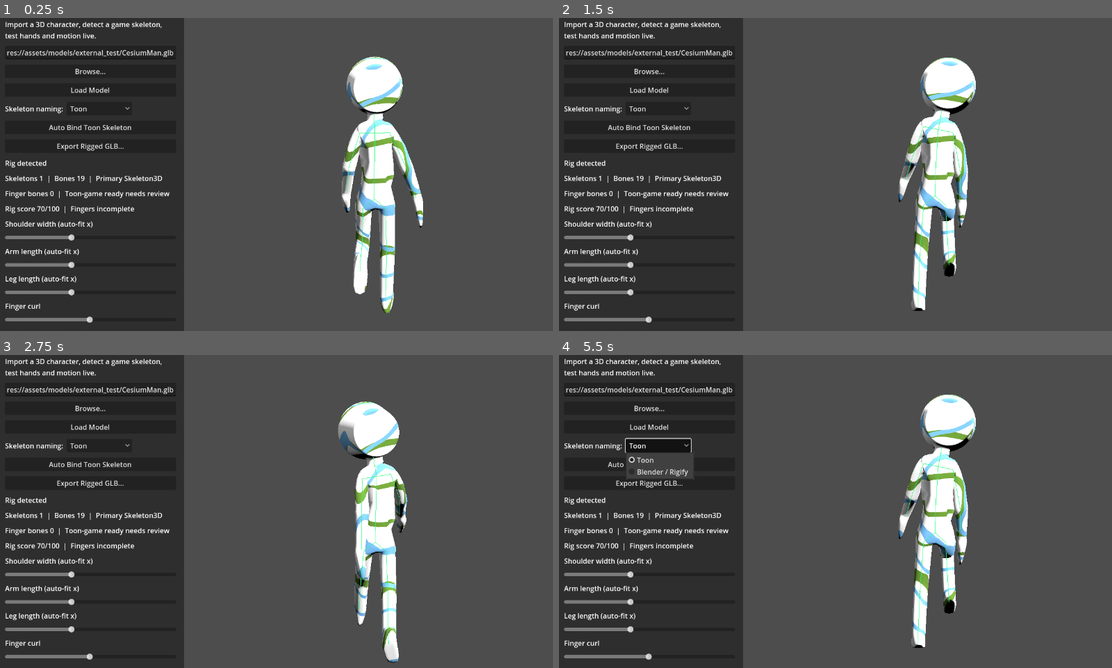
Above: before the commit, frames 1-4 (two rows, left to right).
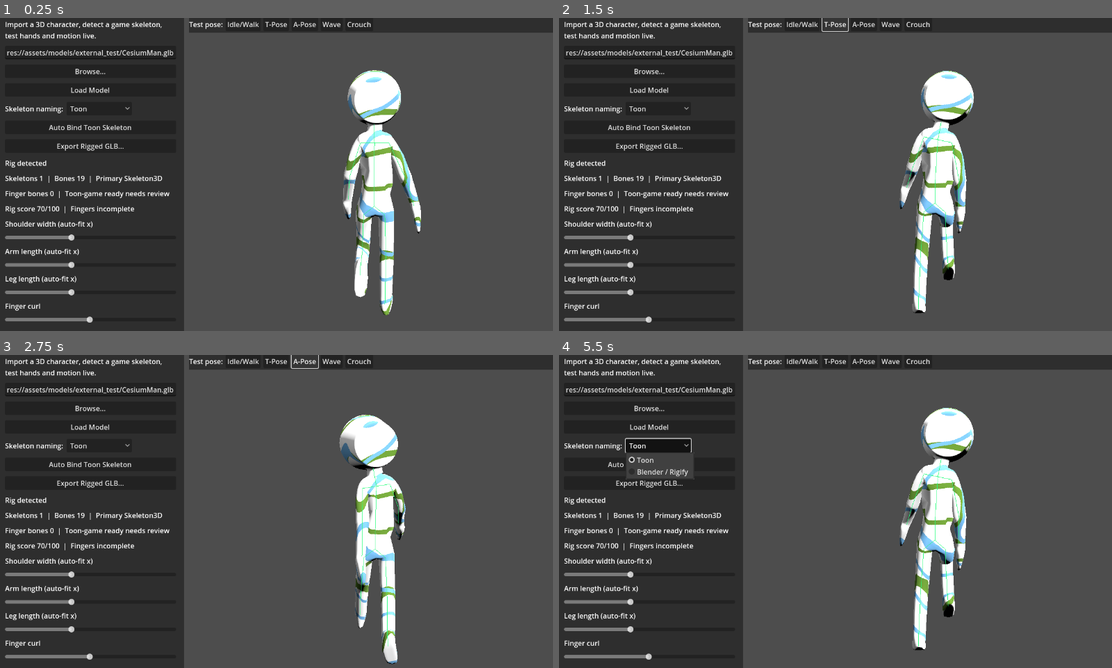
Above: after the commit, the same moments.

Repository: gino07172002/auto-rig-learning
Game: Godot game, scene res://scenes/auto_rig_lab.tscn
Same seed, same stepped clock (60 frames per second), same inputs: the game is played once before the commit and once after it.
Inputs (mouse positions are in pixels of both pictures, inside the frame that each line leads up to):
- Up to frame 1 (0.25 s): no input
- Up to frame 2 (1.5 s): click (802, 24) at 0.5 s, where only the run after the commit has a clickable "Idle/Walk"; click (835, 24) at 1.25 s, where only the run after the commit has a clickable "T-Pose"
- Up to frame 3 (2.75 s): click (304, 361) at 2 s, where only the run after the commit has a clickable "A-Pose"
- Up to frame 4 (5.5 s): click (890, 361) at 2.75 s, where only the run after the commit has a clickable "Wave"; click (918, 361) at 3.5 s, where only the run after the commit has a clickable "Crouch"; click "Browse..." at 4.25 s; click "Toon" at 5 s

The runs differ from the first frame. In frame 1, 7.3% of the frame differs, in the area x 34-100%, y 0-95%; in frame 2, 7.0%; in frame 3, 6.5%; in frame 4, 7.2%.

Commit message:
feat: test pose preset buttons (Idle/T-pose/A-pose/Wave/Crouch)
Adds a pose toolbar: Idle/Walk returns to the procedural preview; T-Pose/A-Pose/Wave/Crouch apply static demo poses by rotating upper-arm/forearm/thigh/shin bones (names cover Toon + Blender presets). Pose mode resets on model reload. Test asserts T-pose rotates the arm, crouch bends the shin, and Idle restores procedural mode.

Co-Authored-By: Claude Opus 4.8 <noreply@anthropic.com>

Diff:
--- a/scenes/auto_rig_lab.tscn
+++ b/scenes/auto_rig_lab.tscn
@@ -181,6 +181,34 @@
 text = "Selected: (click a bone)"
 horizontal_alignment = 2
 
+[node name="PoseToolbar" type="HBoxContainer" parent="WorkspaceSplit/PreviewPanel/RightStack"]
+layout_mode = 2
+theme_override_constants/separation = 6
+
+[node name="PoseToolbarLabel" type="Label" parent="WorkspaceSplit/PreviewPanel/RightStack/PoseToolbar"]
+layout_mode = 2
+text = "Test pose:"
+
+[node name="PoseIdle" type="Button" parent="WorkspaceSplit/PreviewPanel/RightStack/PoseToolbar"]
+layout_mode = 2
+text = "Idle/Walk"
+
+[node name="PoseTPose" type="Button" parent="WorkspaceSplit/PreviewPanel/RightStack/PoseToolbar"]
+layout_mode = 2
+text = "T-Pose"
+
+[node name="PoseAPose" type="Button" parent="WorkspaceSplit/PreviewPanel/RightStack/PoseToolbar"]
+layout_mode = 2
+text = "A-Pose"
+
+[node name="PoseWave" type="Button" parent="WorkspaceSplit/PreviewPanel/RightStack/PoseToolbar"]
+layout_mode = 2
+text = "Wave"
+
+[node name="PoseCrouch" type="Button" parent="WorkspaceSplit/PreviewPanel/RightStack/PoseToolbar"]
+layout_mode = 2
+text = "Crouch"
+
 [node name="PreviewViewportContainer" type="SubViewportContainer" parent="WorkspaceSplit/PreviewPanel/RightStack"]
 custom_minimum_size = Vector2(720, 640)
 layout_mode = 2
--- a/scripts/auto_rig/auto_rig_lab.gd
+++ b/scripts/auto_rig/auto_rig_lab.gd
@@ -32,6 +32,10 @@
 # Bone overlay display styles, selectable in the preview toolbar.
 enum BoneStyle { LINES, OCTAHEDRAL }
 var _bone_style: int = BoneStyle.LINES
+
+# Static test poses. IDLE = the procedural walk/finger preview (default).
+enum PoseMode { IDLE, TPOSE, APOSE, WAVE, CROUCH }
+var _pose_mode: int = PoseMode.IDLE
 
 var _analyzer := AutoRigAnalyzer.new()
 var _fitter := ToonHumanoidFitter.new()
@@ -100,6 +104,11 @@
 			s.value_changed.connect(func(_v): _on_proportion_changed())
 	if _show_names_check != null:
 		_show_names_check.toggled.connect(_on_show_names_toggled)
+	_connect_pose_button("PoseIdle", PoseMode.IDLE)
+	_connect_pose_button("PoseTPose", PoseMode.TPOSE)
+	_connect_pose_button("PoseAPose", PoseMode.APOSE)
+	_connect_pose_button("PoseWave", PoseMode.WAVE)
+	_connect_pose_button("PoseCrouch", PoseMode.CROUCH)
 	# Drag/zoom the preview: route the container's mouse events to the orbit cam.
 	if _preview_container != null:
 		_preview_container.gui_input.connect(_on_preview_gui_input)
@@ -351,6 +360,7 @@
 	_overlay_mesh.clear_surfaces()
 	_highlight_mesh.clear_surfaces()
 	_set_selected_bone(-1)
+	_pose_mode = PoseMode.IDLE
 
 func _clear_bone_labels() -> void:
 	for label in _bone_labels:
@@ -505,14 +515,17 @@
 			bone_index,
 			Quaternion(Vector3.RIGHT, curl) * Quaternion(Vector3.FORWARD, twist)
 		)
-	_swing_named_bone("DEF-upper_arm.L", walk * 0.35)
-	_swing_named_bone("DEF-upper_arm.R", -walk * 0.35)
-	_swing_named_bone("DEF-thigh.L", -walk * 0.25)
-	_swing_named_bone("DEF-thigh.R", walk * 0.25)
-	_swing_named_bone("Toon_UpperArm.L", walk * 0.35)
-	_swing_named_bone("Toon_UpperArm.R", -walk * 0.35)
-	_swing_named_bone("Toon_UpperLeg.L", -walk * 0.25)
-	_swing_named_bone("Toon_UpperLeg.R", walk * 0.25)
+	if _pose_mode == PoseMode.IDLE:
+		_swing_named_bone("DEF-upper_arm.L", walk * 0.35)
+		_swing_named_bone("DEF-upper_arm.R", -walk * 0.35)
+		_swing_named_bone("DEF-thigh.L", -walk * 0.25)
+		_swing_named_bone("DEF-thigh.R", walk * 0.25)
+		_swing_named_bone("Toon_UpperArm.L", walk * 0.35)
+		_swing_named_bone("Toon_UpperArm.R", -walk * 0.35)
+		_swing_named_bone("Toon_UpperLeg.L", -walk * 0.25)
+		_swing_named_bone("Toon_UpperLeg.R", walk * 0.25)
+	else:
+		_apply_test_pose(_pose_mode)
 	_update_rig_overlay()
 
 func _swing_named_bone(bone_name: String, angle: float) -> void:
@@ -523,6 +536,54 @@
 		return
 	# Offset on top of rest; neutral pose is identity (set above this frame).
 	_skeleton.set_bone_pose_rotation(idx, Quaternion(Vector3.RIGHT, angle))
+
+# Rotates a named bone about an arbitrary local axis (offset on top of rest).
+func _pose_bone(bone_name: String, axis: Vector3, degrees: float) -> void:
+	if _skeleton == null:
+		return
+	var idx: int = _skeleton.find_bone(bone_name)
+	if idx == -1:
+		return
+	_skeleton.set_bone_pose_rotation(idx, Quaternion(axis.normalized(), deg_to_rad(degrees)))
+
+# Tries each preset's bone name across the supported naming schemes so poses work
+# on both Toon and Blender generated rigs.
+func _pose_limb(keys: Array, axis: Vector3, degrees: float) -> void:
+	for k in keys:
+		if _skeleton.find_bone(k) != -1:
+			_pose_bone(k, axis, degrees)
+			return
+
+func _connect_pose_button(node_name: String, mode: int) -> void:
+	var btn: Button = find_child(node_name, true, false)
+	if btn != null:
+		btn.pressed.connect(func(): _set_pose_mode(mode))
+
+func _set_pose_mode(mode: int) -> void:
+	_pose_mode = mode
+	_pose_preview(0.0)
+
+# Applies a static demo pose by rotating upper-arm / forearm / thigh / shin
+# bones. Bone names cover the Toon and Blender presets used by the generated rig.
+func _apply_test_pose(mode: int) -> void:
+	match mode:
+		PoseMode.TPOSE:
+			# Arms straight out: undo any rest droop by rotating to horizontal.
+			_pose_limb(["Toon_UpperArm.L", "upper_arm.L"], Vector3.FORWARD, -90.0)
+			_pose_limb(["Toon_UpperArm.R", "upper_arm.R"], Vector3.FORWARD, 90.0)
+		PoseMode.APOSE:
+			_pose_limb(["Toon_UpperArm.L", "upper_arm.L"], Vector3.FORWARD, -45.0)
+			_pose_limb(["Toon_UpperArm.R", "upper_arm.R"], Vector3.FORWARD, 45.0)
+		PoseMode.WAVE:
+			# Right arm up + bent forearm (a friendly wave).
+			_pose_limb(["Toon_UpperArm.R", "upper_arm.R"], Vector3.FORWARD, 150.0)
+			_pose_limb(["Toon_LowerArm.R", "forearm.R"], Vector3.RIGHT, -40.0)
+		PoseMode.CROUCH:
+			# Bend hips down and knees, like a crouch.
+			_pose_limb(["Toon_UpperLeg.L", "thigh.L"], Vector3.RIGHT, 55.0)
+			_pose_limb(["Toon_UpperLeg.R", "thigh.R"], Vector3.RIGHT, 55.0)
+			_pose_limb(["Toon_LowerLeg.L", "shin.L"], Vector3.RIGHT, -90.0)
+			_pose_limb(["Toon_LowerLeg.R", "shin.R"], Vector3.RIGHT, -90.0)
 
 func _setup_overlay() -> void:
 	_overlay_mesh_instance = MeshInstance3D.new()
--- a/scripts/tests/test_auto_rig_lab.gd
+++ b/scripts/tests/test_auto_rig_lab.gd
@@ -52,6 +52,7 @@
 	test_fitter_proportion_scales_affect_rig()
 	test_bone_name_labels_toggle()
 	test_bone_selection_updates_info_and_highlight()
+	test_test_pose_presets_change_pose()
 
 # Rigged-skeleton model used for the detection tests. CesiumMan is a small
 # in-repo fixture with a real skinned skeleton, so this test is self-contained.
@@ -428,6 +429,34 @@
 	TestAssert.equal(lab._selected_bone, -1, "selection cleared on reload")
 	lab.free()
 
+# Test-pose buttons must put bones into a non-rest pose, and Idle/Walk returns
+# control to the procedural preview.
+func test_test_pose_presets_change_pose() -> void:
+	var scene: PackedScene = load("res://scenes/auto_rig_lab.tscn")
+	var lab = scene.instantiate()
+	var tree := Engine.get_main_loop() as SceneTree
+	tree.root.add_child(lab)
+	lab.find_child("ModelPathEdit", true, false).text = "res://assets/models/external_test/noskel/noskel_tall_tpose.glb"
+	lab._load_model_from_ui()
+	var skel: Skeleton3D = lab._skeleton
+	var arm := skel.find_bone("Toon_UpperArm.R")
+	TestAssert.truthy(arm != -1, "arm bone exists")
+
+	# T-Pose rotates the upper arm; its pose rotation should differ from identity.
+	lab._set_pose_mode(lab.PoseMode.TPOSE)
+	var tpose_rot: Quaternion = skel.get_bone_pose_rotation(arm)
+	TestAssert.truthy(tpose_rot.angle_to(Quaternion.IDENTITY) > 0.1, "T-pose rotates the upper arm")
+
+	# Crouch should bend the shin.
+	var shin := skel.find_bone("Toon_LowerLeg.L")
+	lab._set_pose_mode(lab.PoseMode.CROUCH)
+	TestAssert.truthy(skel.get_bone_pose_rotation(shin).angle_to(Quaternion.IDENTITY) > 0.1, "crouch bends the shin")
+
+	# Back to Idle/Walk: pose mode resets to procedural preview.
+	lab._set_pose_mode(lab.PoseMode.IDLE)
+	TestAssert.equal(lab._pose_mode, lab.PoseMode.IDLE, "idle restores procedural preview")
+	lab.free()
+
 func test_auto_rig_lab_scene_has_split_rig_and_preview_workspace() -> void:
 	var scene: PackedScene = load("res://scenes/auto_rig_lab.tscn")
 	TestAssert.truthy(scene != null, "auto rig lab scene exists")
@@ -477,12 +506,16 @@
 	var overlay: MeshInstance3D = lab._overlay_mesh_instance
 	TestAssert.truthy(overlay != null, "overlay mesh instance exists")
 
+	# Octahedral draws solid bone cones (many triangle verts) vs lines (2 verts/
+	# bone), so the octahedral surface has far more vertices and a grey material.
 	lab._on_bone_style_selected(lab.BoneStyle.LINES)
 	TestAssert.truthy(overlay.mesh.get_surface_count() > 0, "lines style produces geometry")
-	TestAssert.truthy(overlay.mesh.surface_get_primitive_type(0) == Mesh.PRIMITIVE_LINES, "lines style draws line primitives")
+	var line_verts: int = (overlay.mesh.surface_get_arrays(0)[Mesh.ARRAY_VERTEX] as PackedVector3Array).size()
+	TestAssert.truthy(overlay.material_override == lab._line_material, "lines material applied")
 
 	lab._on_bone_style_selected(lab.BoneStyle.OCTAHEDRAL)
 	TestAssert.truthy(overlay.mesh.get_surface_count() > 0, "octahedral style produces geometry")
-	TestAssert.equal(overlay.mesh.surface_get_primitive_type(0), Mesh.PRIMITIVE_TRIANGLES, "octahedral style draws triangles")
+	var octa_verts: int = (overlay.mesh.surface_get_arrays(0)[Mesh.ARRAY_VERTEX] as PackedVector3Array).size()
+	TestAssert.truthy(octa_verts > line_verts * 4, "octahedral has many more verts than lines (solid cones)")
 	TestAssert.truthy(overlay.material_override == lab._octa_material, "octahedral material applied")
 	lab.free()
